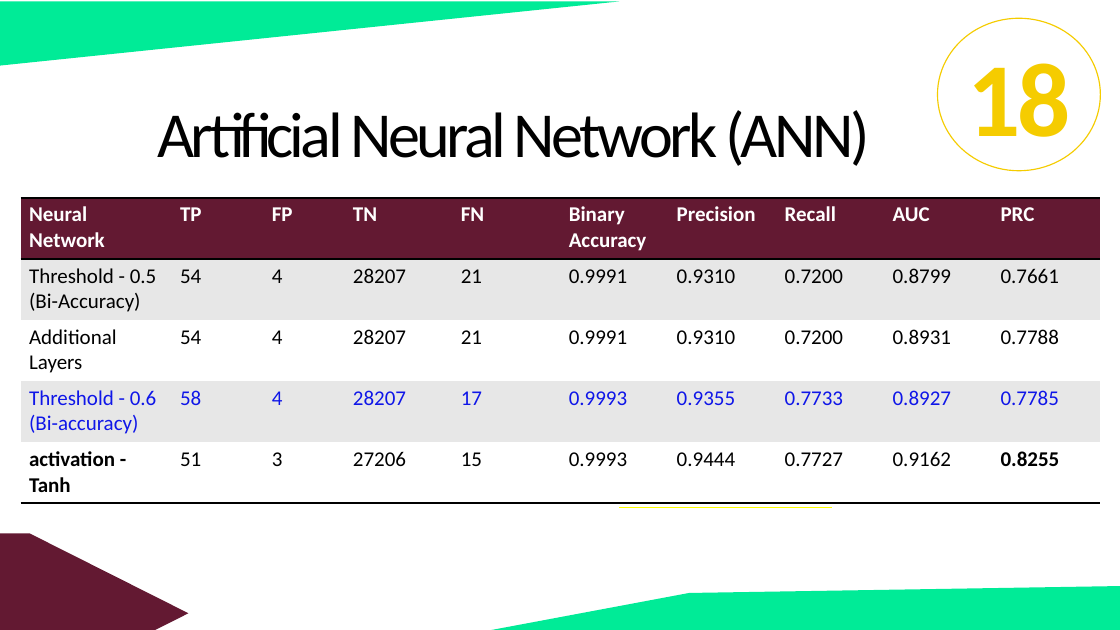
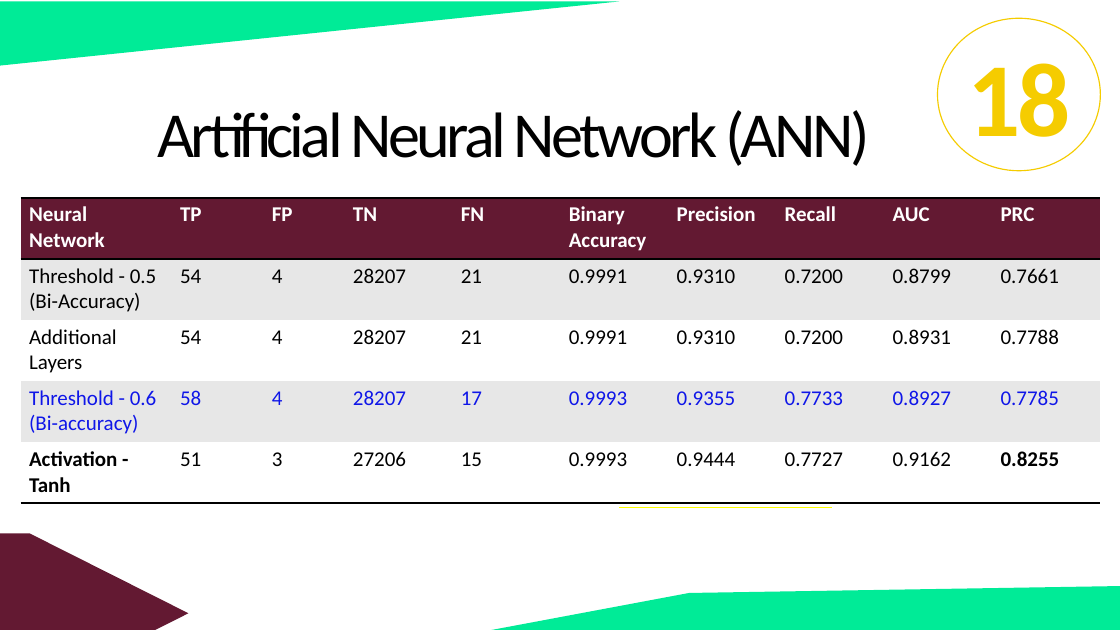
Before and after one commit to fbrowther/Detecting-Fraudulent-Credit-Card-Transactions-Using-Machine-Learning, a slide deck: slide 21 of Presentation - CreditCardTransactions.pptx. Drawn at 1120x630 pixels with LibreOffice and Linux fonts; fonts in the diff are those of the drawing. Boxes give left, top, right and bottom in pixels: in the first picture for what was removed or moved away, otherwise in the second. Text is boxed around its words. In the diff, an @@ line names an element or a change of style, - is before the commit and + after.

```diff
--- a/Presentation - CreditCardTransactions.pptx
+++ b/Presentation - CreditCardTransactions.pptx
@@ table at <box>21,197,1104,503</box> @@
-row 5, column 1: activation - Tanh
+row 5, column 1: Activation - Tanh
```
Also in this commit, not shown: 4 other slides changed, 1 other file.
